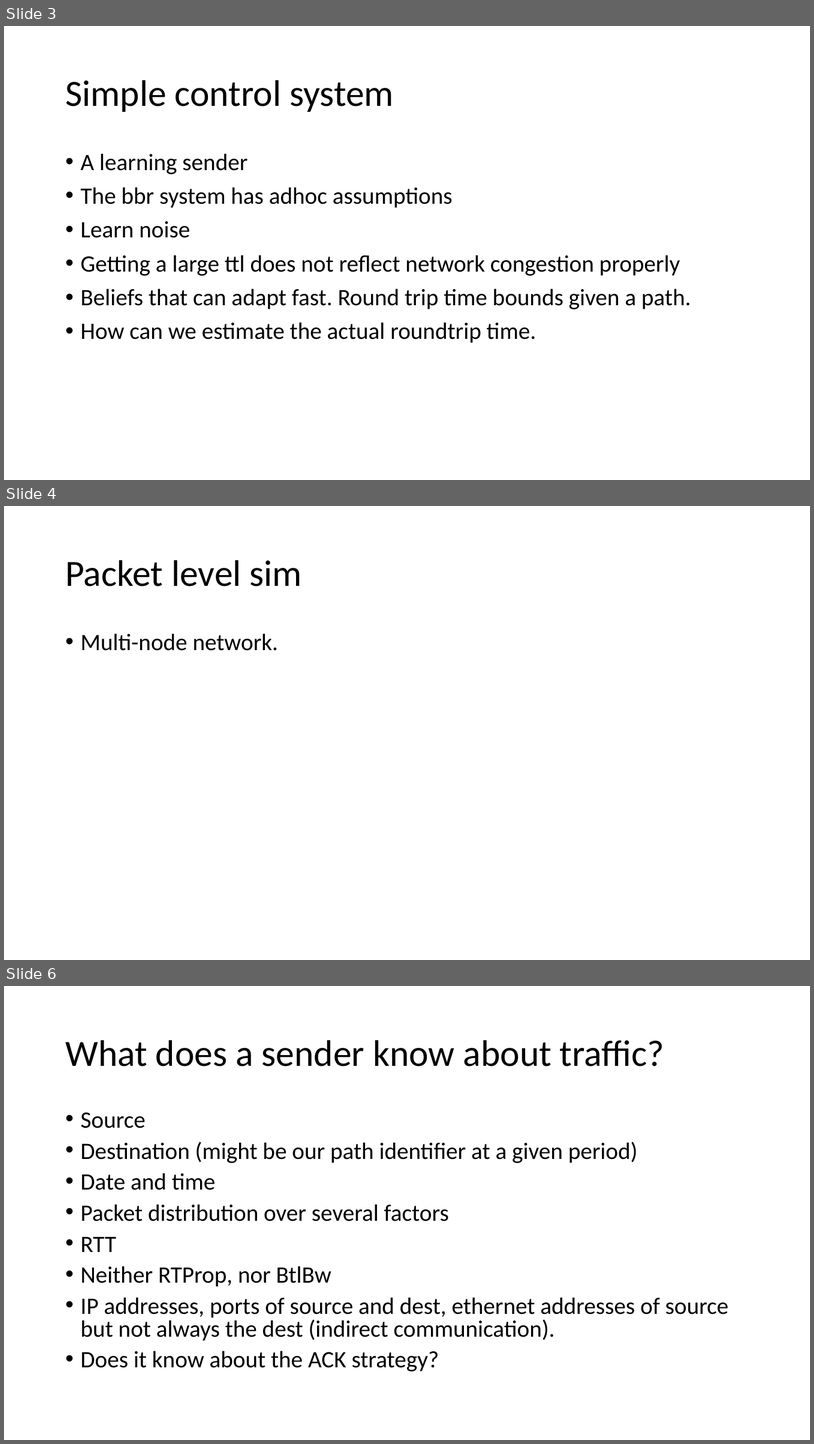
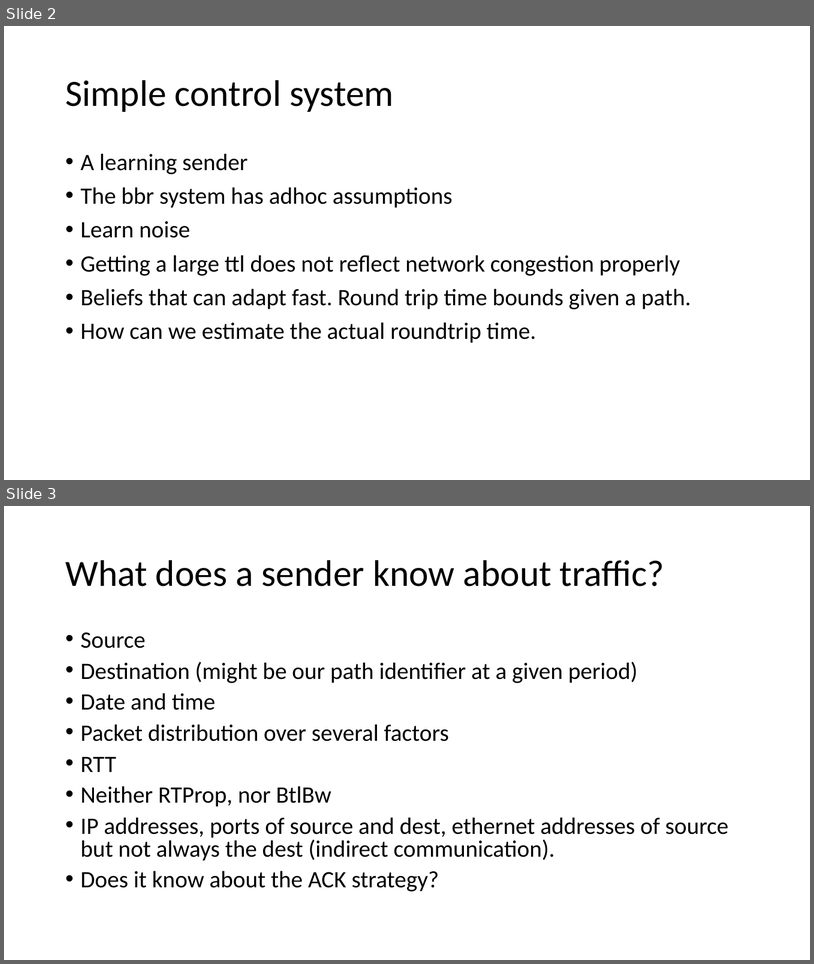
Before and after one commit to adhocmaster/pyns, a slide deck: doc/plan.pptx. Shown one above the other, each under a label of ours: slides 3, 4 and 6 before the commit, slides 2 and 3 after it; the slides between them are not shown. The pictures are 814x1444 and 814x964 pixels, drawn with LibreOffice and Linux fonts; fonts in the diff are those of the drawing. Boxes give left, top, right and bottom in pixels: in the first picture for what was removed or moved away, otherwise in the second. Text is boxed around its words. In the diff, an @@ line names an element or a change of style, - is before the commit and + after.

```diff
--- a/doc/plan.pptx
+++ b/doc/plan.pptx
@@ slide 4 removed at box(4, 506, 810, 960), background #FFFFFF @@
@@ title removed at box(65, 560, 302, 586) @@
-Packet level sim
@@ text removed at box(81, 633, 279, 651) @@
-• Multi-node network.
@@ what was slide 3 is now slide 2 @@
@@ what was slide 6 is now slide 3 @@
```
Also in this commit, not shown: 3 other slides removed, 1 other file.
